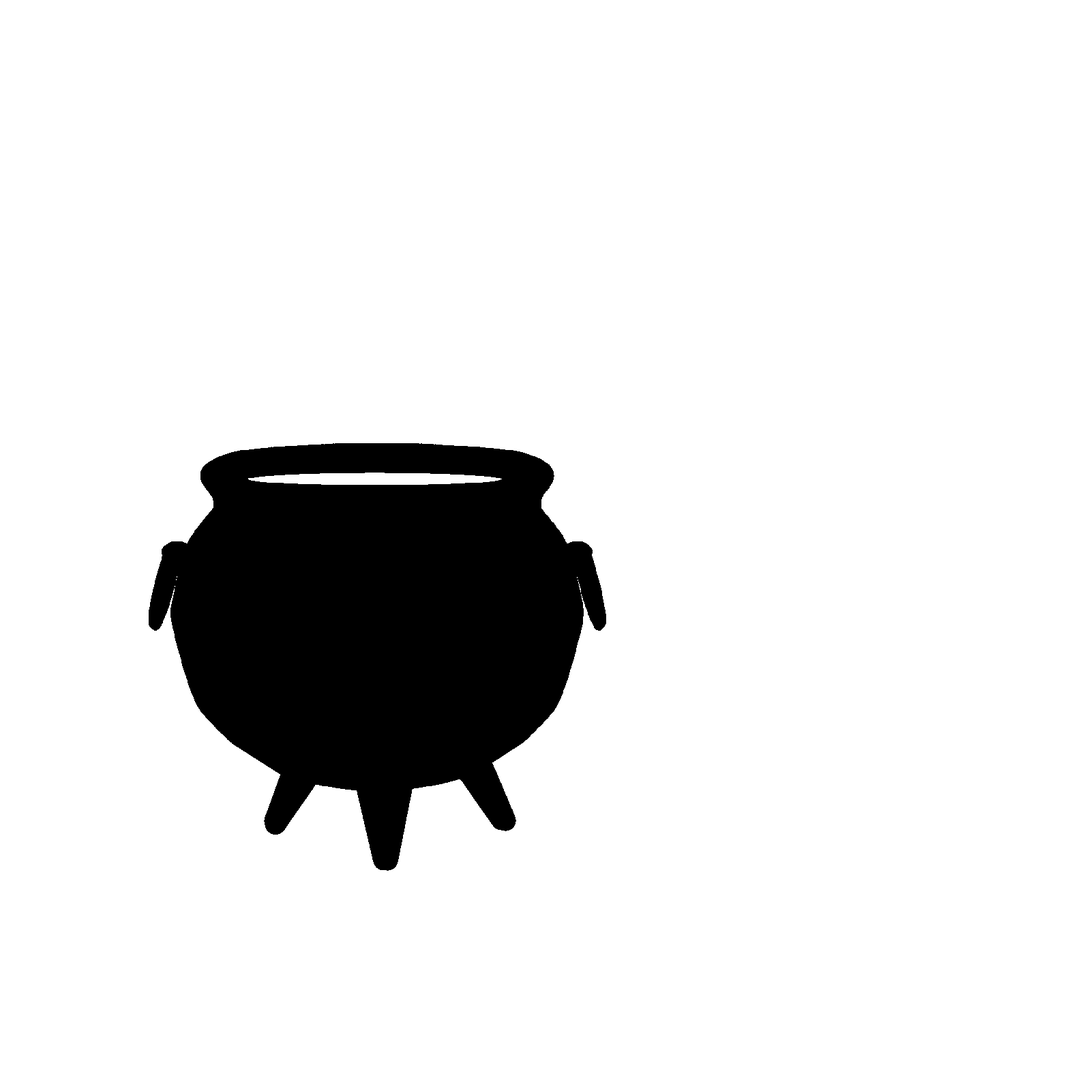
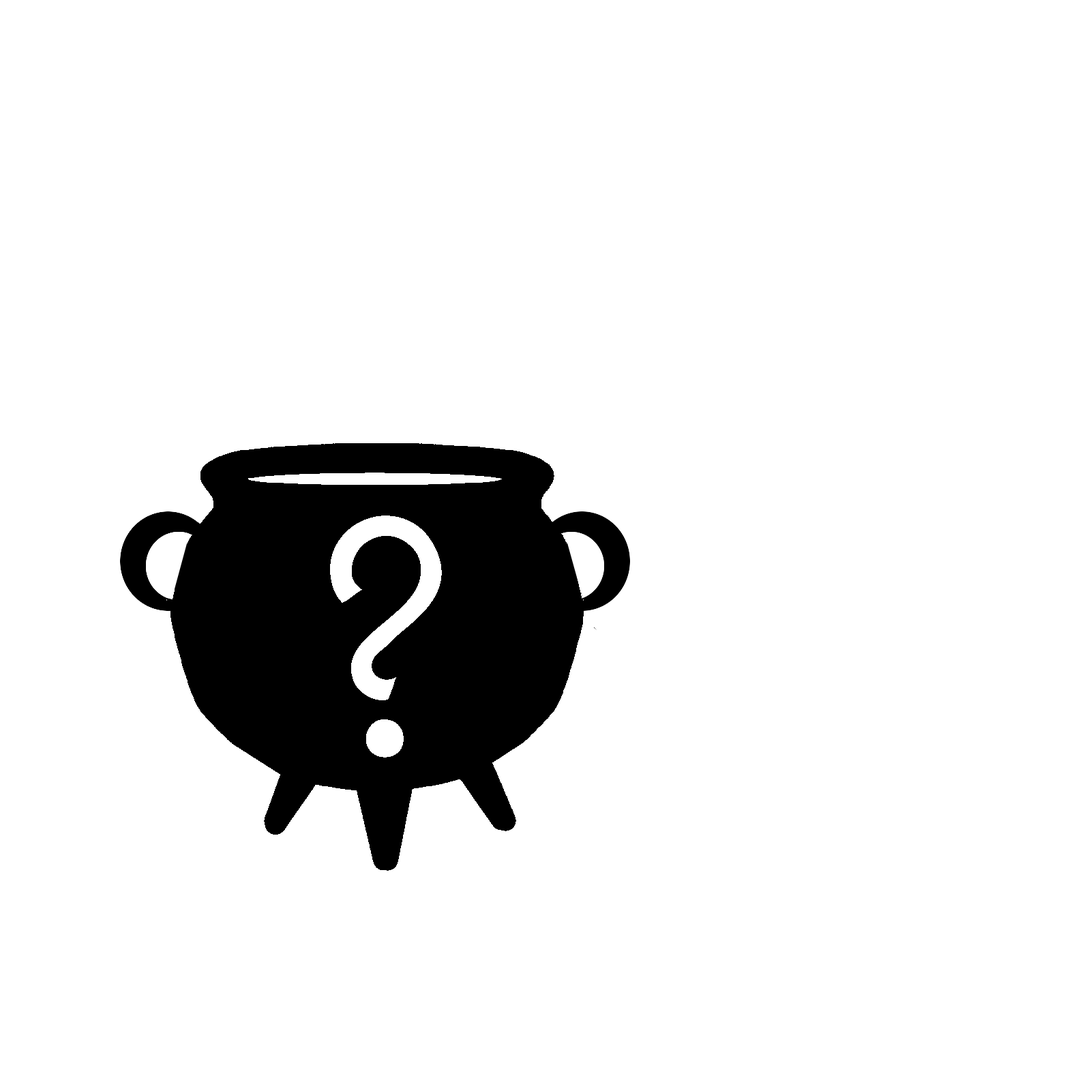
Before/after of a 1091px x 1091px layered artwork. What changed in the layer stack:
painted on "Pasted Layer" over (x1=120, y1=511, x2=631, y2=758)
